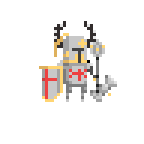
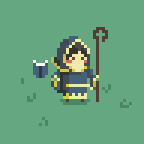
Layer changes from the first 144px x 144px image to the second:
hid group "paladin" (4 layers) over [39, 33, 117, 102]
showed "圖層 22", painted on it over [33, 27, 108, 102]
hid "圖層 5" over [54, 21, 96, 96]
hid "body" over [54, 39, 99, 102]
showed "圖層 1" over [60, 39, 93, 102]
showed "圖層 10" over [0, 0, 144, 144]
